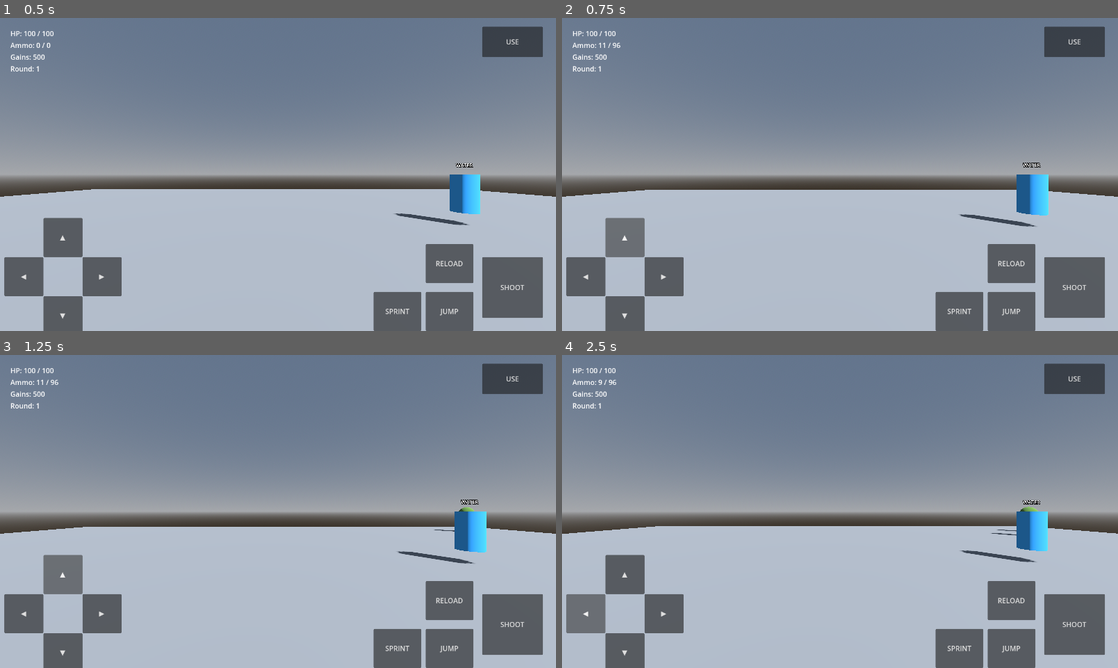
Above: before the commit, frames 1-4 (two rows, left to right).
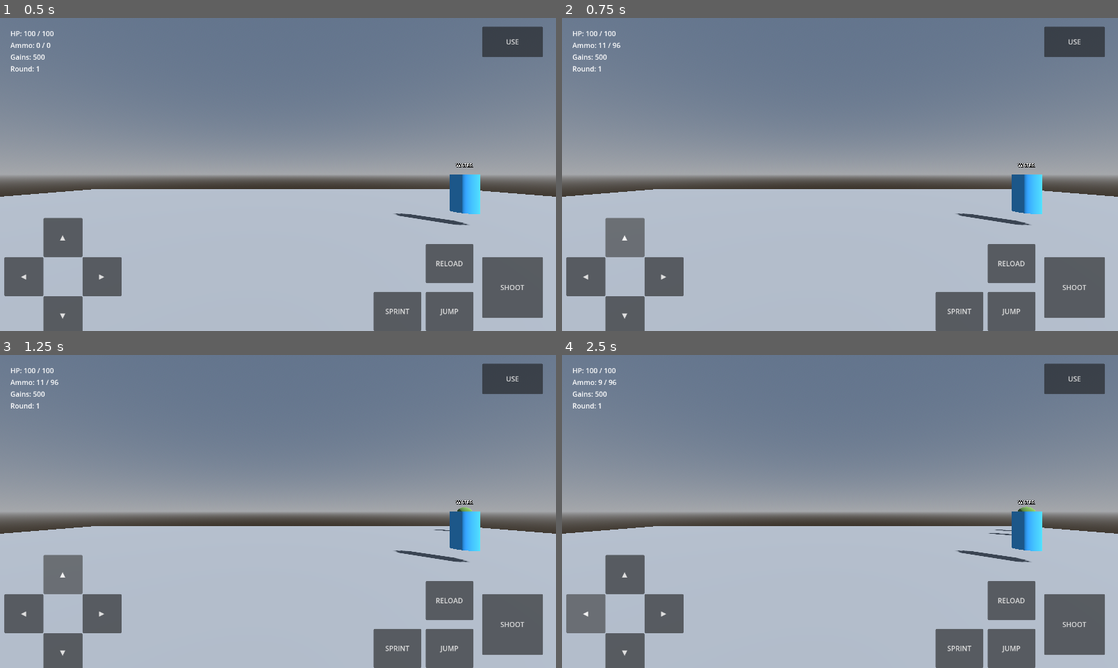
Above: after the commit, the same moments.

Repository: nateomach1-debug/jacked-undead
Game: Godot game, scene res://scenes/main/main.tscn
Same seed, same stepped clock (60 frames per second), same inputs: the game is played once before the commit and once after it.
Inputs:
- Up to frame 1 (0.5 s): no input
- Up to frame 2 (0.75 s): click "▲" at 0.5 s
- Up to frame 3 (1.25 s): no input
- Up to frame 4 (2.5 s): click "▼" at 1.25 s; click "◀" at 2 s

Frame 1 is identical in both runs. In frame 2, 0.8% of the frame differs, in the area x 16-88%, y 46-67%; in frame 3, 0.8%; in frame 4, 0.7%.
Error after the commit: Invalid access to property or key 'value' on a base object of type 'null instance'. (res://scripts/ui/touch_controls.gd:26)

Commit message:
Integrate joystick for touch movement controls
Added joystick control for touch movement and updated player reference handling.

Diff:
--- a/scripts/ui/touch_controls.gd
+++ b/scripts/ui/touch_controls.gd
@@ -1,26 +1,29 @@
 extends CanvasLayer
 
-@onready var btn_up: Button = $DPad/Up
-@onready var btn_down: Button = $DPad/Down
-@onready var btn_left: Button = $DPad/Left
-@onready var btn_right: Button = $DPad/Right
+@onready var joystick: Control = $Joystick
 @onready var btn_jump: Button = $Actions/Jump
 @onready var btn_sprint: Button = $Actions/Sprint
 @onready var btn_shoot: Button = $Actions/Shoot
 @onready var btn_reload: Button = $Actions/Reload
 @onready var btn_interact: Button = $Interact
 
+var _player: Node
+
 
 func _ready() -> void:
-	_bind(btn_up, "move_forward")
-	_bind(btn_down, "move_back")
-	_bind(btn_left, "move_left")
-	_bind(btn_right, "move_right")
 	_bind(btn_jump, "jump")
 	_bind(btn_sprint, "sprint")
 	_bind(btn_shoot, "shoot")
 	_bind(btn_reload, "reload")
 	_bind(btn_interact, "interact")
+	_player = get_tree().get_first_node_in_group("player")
+
+
+func _process(_delta: float) -> void:
+	if not _player:
+		_player = get_tree().get_first_node_in_group("player")
+		return
+	_player.touch_move_vector = joystick.value
 
 
 func _bind(button: Button, action: String) -> void:
